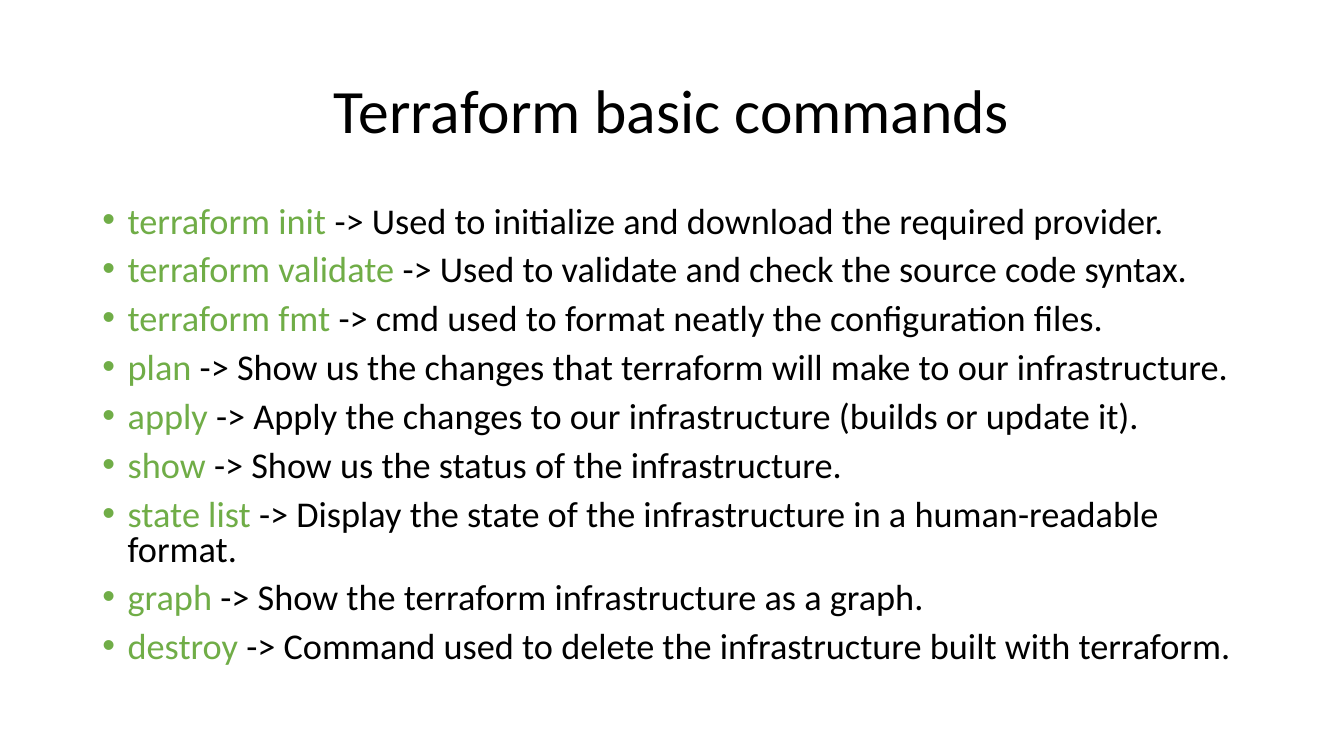
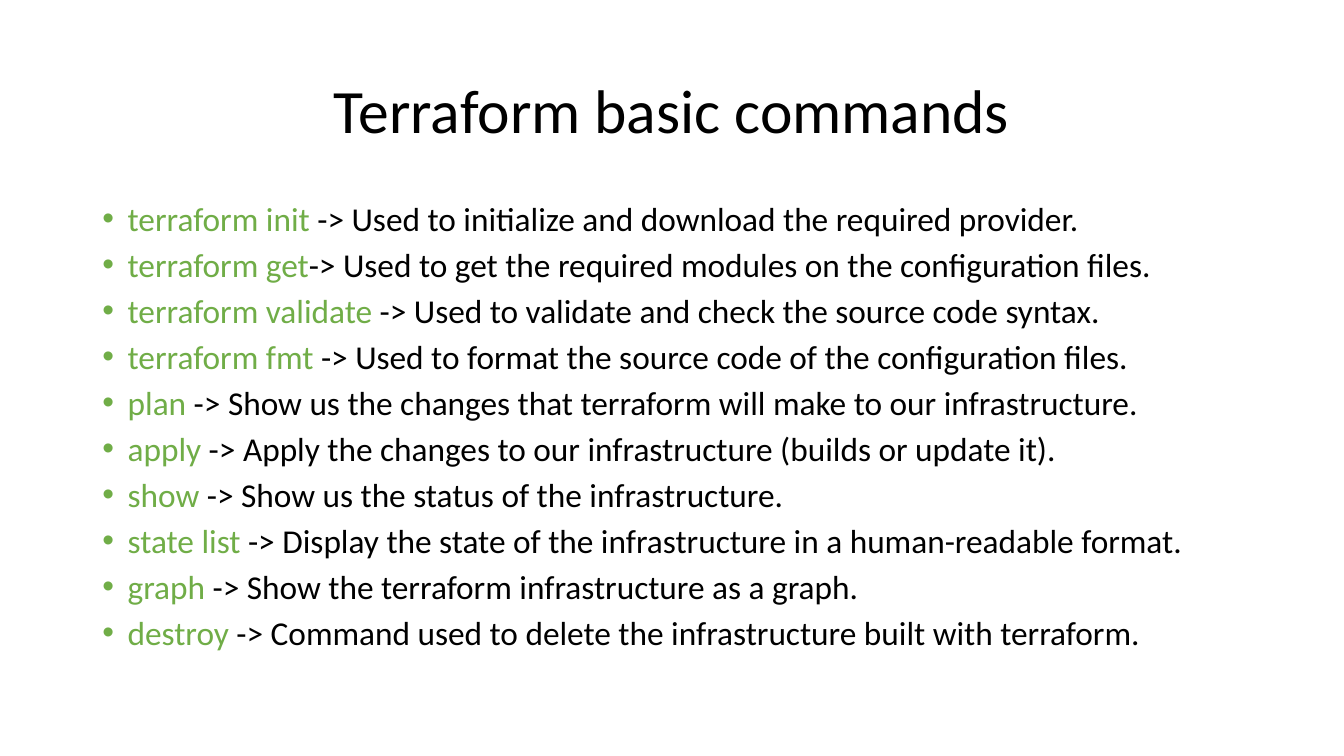
Before and after one commit to JlccX/terraform-training, a slide deck: slide 11 of Terraform.pptx (slide 9 before the commit). Drawn at 1344x756 pixels with LibreOffice and Linux fonts; fonts in the diff are those of the drawing. Boxes give left, top, right and bottom in pixels: in the first picture for what was removed or moved away, otherwise in the second. Text is boxed around its words. In the diff, an @@ line names an element or a change of style, - is before the commit and + after.

```diff
--- a/Terraform.pptx
+++ b/Terraform.pptx
@@ text at box(128, 208, 1181, 651): size 25.9 to 23.8 pt in "terraform init -> Used to initialize and ...", "terraform validate -> Used to validate and ...", "plan -> Show us the changes that ...", "apply -> Apply the changes to our ..." and 4 more places @@
@@ text at box(128, 254, 1150, 283): paragraph added @@
+• terraform get-> Used to get the required modules on the configuration files.
@@ text at box(128, 346, 1127, 375): text changed; size 25.9 to 23.8 pt @@
-• terraform fmt -> cmd used to format neatly the configuration files.
+• terraform fmt -> Used to format the source code of the configuration files.
```
Also in this commit, not shown: 3 other slides changed, 7 slides added, 54 other files.
